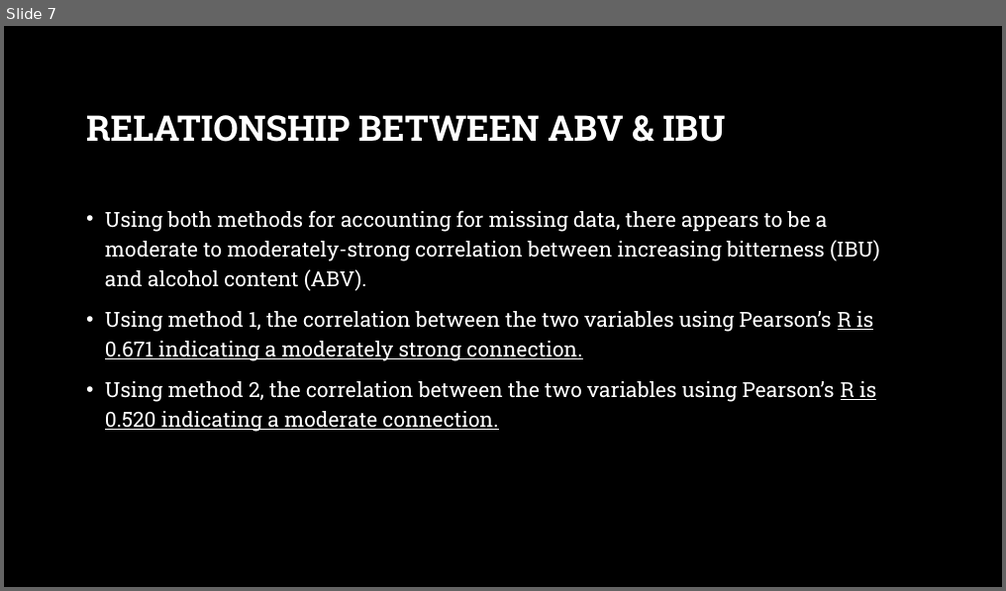
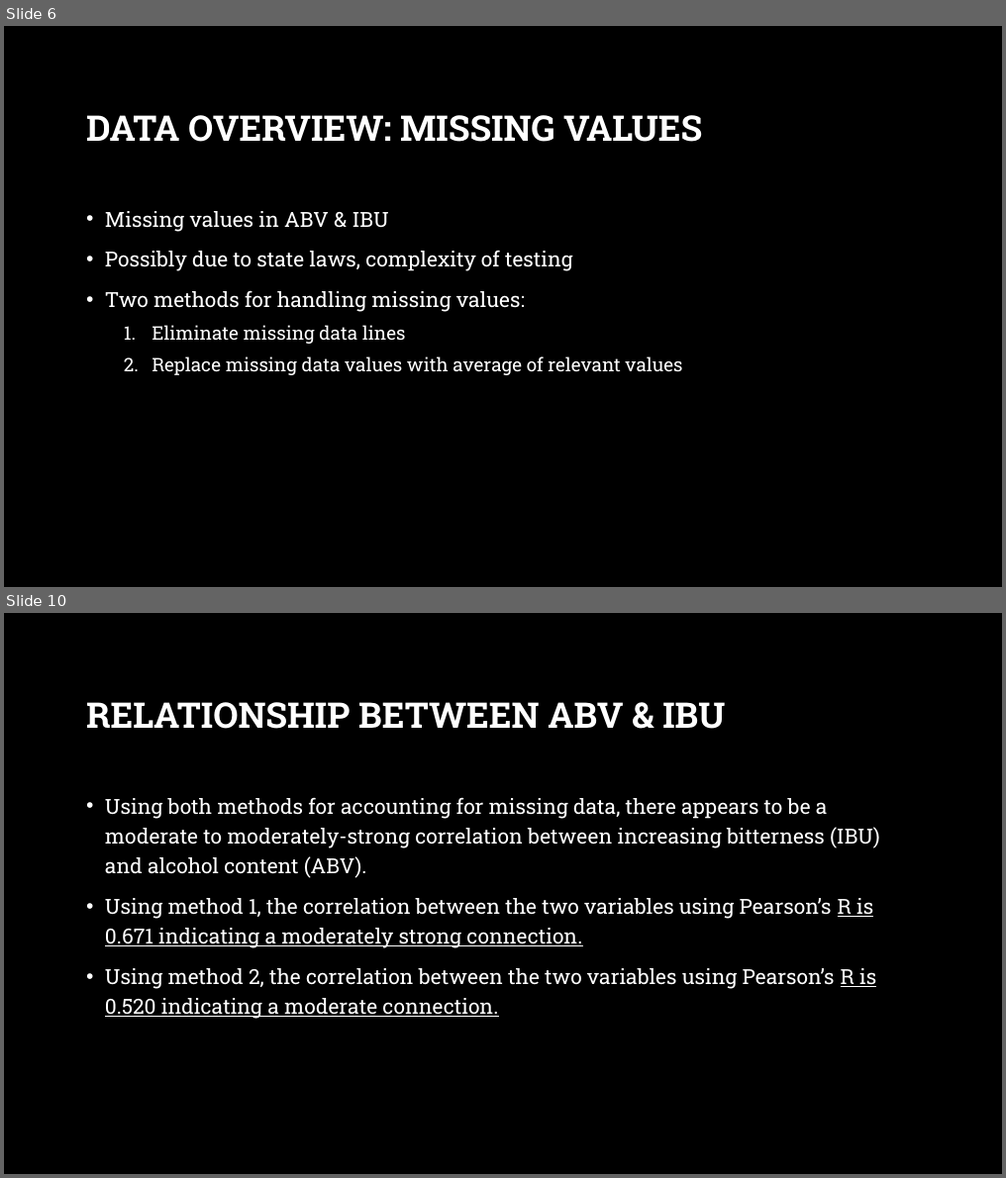
Before and after one commit to IndyD/MSDS-6306-case-study-1, a slide deck: Case Study – Budweiser Brewery Insights.pptx. Shown one above the other, each under a label of ours: slide 7 before the commit, slides 6 and 10 after it; the slides between them are not shown. The pictures are 1006x591 and 1006x1178 pixels, drawn with LibreOffice and Linux fonts; fonts in the diff are those of the drawing; background and template pictures are left out. Boxes give left, top, right and bottom in pixels: in the first picture for what was removed or moved away, otherwise in the second. Text is boxed around its words. In the diff, an @@ line names an element or a change of style, - is before the commit and + after.

```diff
--- a/Case Study – Budweiser Brewery Insights.pptx
+++ b/Case Study – Budweiser Brewery Insights.pptx
@@ slide 6 added at (4,26,1002,587), background picture (left out) @@
@@ title added at (86,115,702,142), 34 pt, text #FFFFFF, bold @@
+DATA OVERVIEW: MISSING VALUES
@@ text added at (105,211,682,375), 20 pt, text #FFFFFF @@
+• Missing values in ABV & IBU
+• Possibly due to state laws, complexity of testing
+• Two methods for handling missing values:
+  1. Eliminate missing data lines
+  2. Replace missing data values with average of relevant values
@@ what was slide 7 is now slide 10 @@
```
Also in this commit, not shown: 5 slides changed, 4 other slides added, 1 slide removed.
